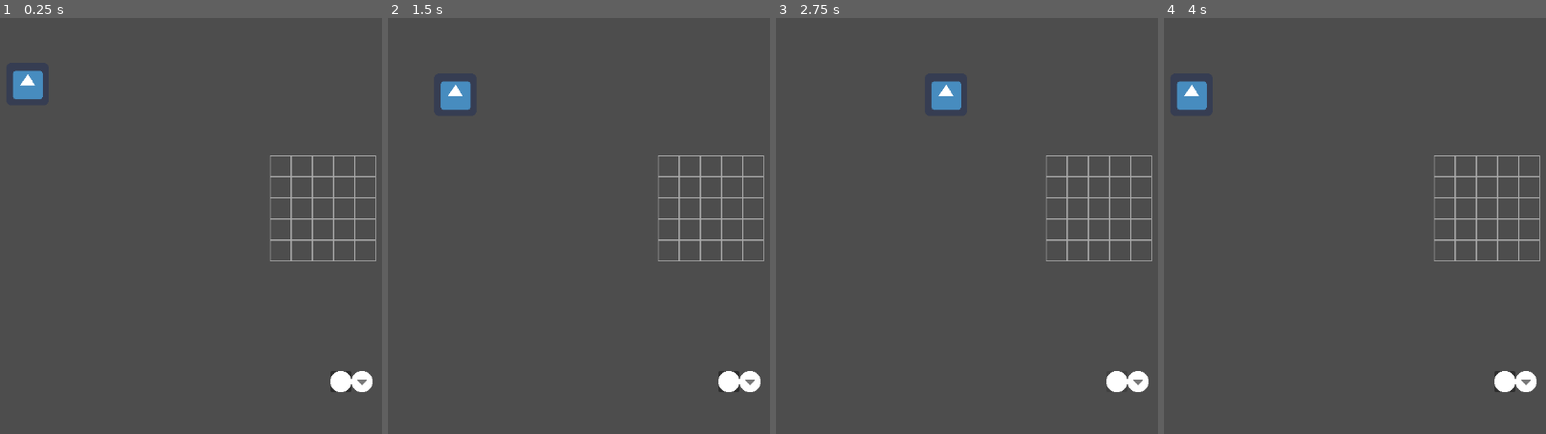
Above: before the commit, frames 1-4 (left to right).
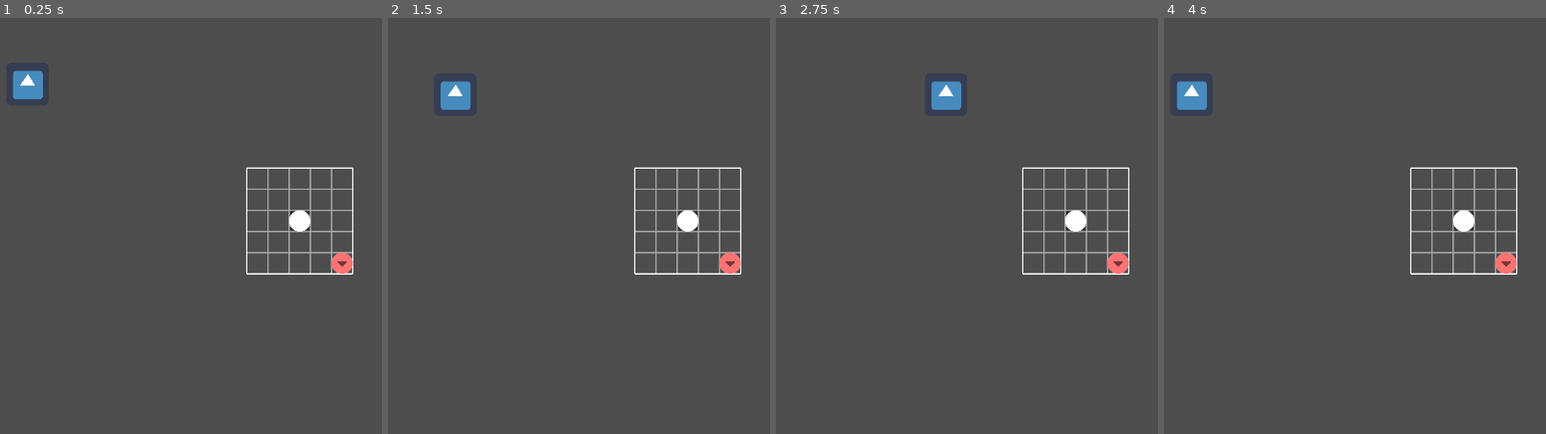
Above: after the commit, the same moments.

Repository: JamesCorradinoGit/flowFreePlatformer
Game: Godot game, scene res://Scene/main.tscn
Same seed, same stepped clock (60 frames per second), same inputs: the game is played once before the commit and once after it. The engine's default icon, where the game draws it, is replaced by a stand-in: a white triangle on a blue panel in a dark square.
Inputs (mouse positions are in pixels of both pictures, inside the frame that each line leads up to; where the layout moved, square brackets give the same spot in the first picture):
- Up to frame 1 (0.25 s): no input
- Up to frame 2 (1.5 s): click (685, 221) [727, 379] at 0.5 s; tap Enter (moveDone) at 1.25 s; move the mouse to (outside the picture) at 1.27 s; hold D (moveRight) from 1.28 s (still down); tap W (moveUp) at 1.35 s; click (outside the picture) at 1.42 s
- Up to frame 3 (2.75 s): tap W (moveUp) at 1.52, 1.82 s; release D (moveRight) at 2 s; drag from (986, 255) to (1115, 379) at 2.02 s
- Up to frame 4 (4 s): tap Space at 2.75 s; move the mouse to (outside the picture) at 2.77 s; hold A (moveLeft) 2.78-3.5 s; tap Alt at 2.85 s; click (outside the picture) at 2.92 s; tap W (moveUp) at 3.05 s; drag from (1488, 317) to (1297, 167) at 3.52 s

The runs differ from the first frame. In frame 1, 3.1% of the frame differs, in the area x 64-99%, y 33-90%; in frame 2, 3.1%; in frame 3, 3.1%; in frame 4, 3.1%.

Commit message:
grid wall collisions

Diff:
--- a/Objects/grid.tscn
+++ b/Objects/grid.tscn
@@ -2,7 +2,9 @@
 
 [ext_resource type="Script" uid="uid://b4vdtxghtu025" path="res://Scripts/grid.gd" id="1_f6ty6"]
 [ext_resource type="PackedScene" uid="uid://bv270jvy7v0b3" path="res://Objects/grid_space.tscn" id="2_f6ty6"]
+[ext_resource type="PackedScene" uid="uid://ca2ys2d1rvs3o" path="res://Objects/gridObstacles/grid_obstacle_wall.tscn" id="3_pvrk4"]
 
 [node name="grid" type="Node2D" unique_id=1092430806]
 script = ExtResource("1_f6ty6")
 gridNode = ExtResource("2_f6ty6")
+gridBorder = ExtResource("3_pvrk4")
--- /dev/null
+++ b/Objects/gridObstacles/grid_obstacle_wall.tscn
@@ -0,0 +1,19 @@
+[gd_scene format=3 uid="uid://ca2ys2d1rvs3o"]
+
+[ext_resource type="Texture2D" uid="uid://d1bo7tvue53ss" path="res://Assets/gridWallSprite.png" id="1_oqi3b"]
+[ext_resource type="Script" uid="uid://ckm2c44ubmp0t" path="res://Scripts/grid_obstacle_wall.gd" id="2_h3y66"]
+
+[sub_resource type="SegmentShape2D" id="SegmentShape2D_oqi3b"]
+a = Vector2(0, -16)
+b = Vector2(0, 16)
+
+[node name="gridObstacleWall" type="Sprite2D" unique_id=374241153 groups=["flowLineObstacle"]]
+texture = ExtResource("1_oqi3b")
+script = ExtResource("2_h3y66")
+
+[node name="obstacleCollision" type="Area2D" parent="." unique_id=545292850]
+
+[node name="CollisionShape2D" type="CollisionShape2D" parent="obstacleCollision" unique_id=119580375]
+shape = SubResource("SegmentShape2D_oqi3b")
+
+[connection signal="area_entered" from="obstacleCollision" to="." method="_on_obstacle_collision_area_entered"]
--- a/Objects/grid_space.tscn
+++ b/Objects/grid_space.tscn
@@ -1,9 +1,11 @@
 [gd_scene format=3 uid="uid://bv270jvy7v0b3"]
 
 [ext_resource type="Texture2D" uid="uid://3iigp300to3s" path="res://Assets/outlinedSquare.png" id="1_o55yo"]
+[ext_resource type="Script" uid="uid://bx5oj1gc2cvxs" path="res://Scripts/grid_space.gd" id="2_xqdkd"]
 
 [node name="gridSpace" type="Sprite2D" unique_id=569746188]
 self_modulate = Color(1, 1, 1, 0.52156866)
 texture = ExtResource("1_o55yo")
+script = ExtResource("2_xqdkd")
 
 [node name="spawnSpot" type="Marker2D" parent="." unique_id=501769295]
--- a/Objects/node_start_KB.tscn
+++ b/Objects/node_start_KB.tscn
@@ -11,7 +11,7 @@
 shader_parameter/newColor = Color(1, 1, 1, 1)
 
 [sub_resource type="CircleShape2D" id="CircleShape2D_3fock"]
-radius = 16.0
+radius = 14.0
 
 [node name="nodeStartKB" type="Sprite2D" unique_id=458349843 groups=["flowLines"]]
 z_index = 3
--- a/Scene/main.tscn
+++ b/Scene/main.tscn
@@ -9,10 +9,6 @@
 
 [node name="main" type="Node2D" unique_id=152571204]
 
-[node name="nodeStartKB" parent="." unique_id=458349843 instance=ExtResource("2_sblpm")]
-position = Vector2(542, 550)
-lineIntersectCutsOffFullLine = false
-
 [node name="StaticBody2D" type="StaticBody2D" parent="." unique_id=822140468]
 position = Vector2(171, 158)
 
@@ -22,12 +18,17 @@
 [node name="player" parent="." unique_id=1944998453 instance=ExtResource("3_r34rm")]
 position = Vector2(69, 71)
 
-[node name="nodeStartKB2" parent="." unique_id=913909175 instance=ExtResource("2_sblpm")]
-position = Vector2(574, 550)
+[node name="grid" parent="." unique_id=1092430806 instance=ExtResource("3_2wwxx")]
+position = Vector2(416, 243)
+gridSizeX = 5
+gridSizeY = 5
+
+[node name="nodeStartKB" parent="grid" unique_id=458349843 instance=ExtResource("2_sblpm")]
+position = Vector2(64, 64)
+lineIntersectCutsOffFullLine = false
+
+[node name="nodeStartKB2" parent="grid" unique_id=913909175 instance=ExtResource("2_sblpm")]
+position = Vector2(128, 128)
+lineColor = Color(1, 0.45, 0.45, 1)
 lineIntersectCutsOffFullLine = false
 reciever = true
-
-[node name="grid" parent="." unique_id=1092430806 instance=ExtResource("3_2wwxx")]
-position = Vector2(451, 224)
-gridSizeX = 5
-gridSizeY = 5
--- a/Scripts/grid.gd
+++ b/Scripts/grid.gd
@@ -1,19 +1,36 @@
 @tool
 extends Node2D
+class_name gridObject
 
 @export var gridNode:PackedScene
 @export var gridSizeX:int = 1
 @export var gridSizeY:int = 1
+@export var gridBorder:PackedScene
+
+@onready var totalGridPosX = global_position.x + (Globals.globalSnap * self.gridSizeX)
+@onready var totalGridPosY = global_position.y + (Globals.globalSnap * self.gridSizeY)
 
 # Called when the node enters the scene tree for the first time.
 func _ready() -> void:
 	var gNode = gridNode.instantiate()
 	var instPosX:int = 0
 	var instPosY:int = 0
+	var maxGridIndexX = gridSizeX-1
+	var maxGridIndexY = gridSizeY-1
 	for r in range(gridSizeY):
 		for c in range(gridSizeX):
 			var instGNode = gNode.duplicate()
+			match c:
+				0:
+					instGNode.leftObstacle = gridBorder
+				maxGridIndexX:
+					instGNode.rightObstacle = gridBorder
 			instGNode.position = Vector2(instPosX, instPosY)
+			match r:
+				0:
+					instGNode.topObstacle = gridBorder
+				maxGridIndexY:
+					instGNode.bottomObstacle = gridBorder
 			add_child(instGNode)
 			instPosX += Globals.globalSnap
 		instPosX = 0
@@ -22,6 +39,3 @@
 # Called every frame. 'delta' is the elapsed time since the previous frame.
 func _process(_delta: float) -> void:
 	pass
-
-func _draw() -> void:
-	pass
--- /dev/null
+++ b/Scripts/grid_obstacle_wall.gd
@@ -0,0 +1,5 @@
+extends Sprite2D
+
+func _on_obstacle_collision_area_entered(area: Area2D) -> void:
+	if area.owner is lineNodeKB:
+		area.owner.handleIntersect(area.owner.connectLine.get_point_count()-2)
--- /dev/null
+++ b/Scripts/grid_space.gd
@@ -0,0 +1,28 @@
+extends Sprite2D
+
+@export_category("Border Obstacles")
+@export var leftObstacle:PackedScene
+@export var rightObstacle:PackedScene
+@export var topObstacle:PackedScene
+@export var bottomObstacle:PackedScene
+
+@warning_ignore_start("integer_division")
+func _ready() -> void:
+	if leftObstacle != null:
+		var obstInst = leftObstacle.instantiate().duplicate()
+		obstInst.position = Vector2(-Globals.globalSnap/2,0)
+		add_child(obstInst)
+	if rightObstacle != null:
+		var obstInst = rightObstacle.instantiate().duplicate()
+		obstInst.position = Vector2(Globals.globalSnap/2,0)
+		add_child(obstInst)
+	if topObstacle != null:
+		var obstInst = topObstacle.instantiate().duplicate()
+		obstInst.rotate(PI/2)
+		obstInst.position = Vector2(0,-Globals.globalSnap/2)
+		add_child(obstInst)
+	if bottomObstacle != null:
+		var obstInst = bottomObstacle.instantiate().duplicate()
+		obstInst.rotate(PI/2)
+		obstInst.position = Vector2(0,Globals.globalSnap/2)
+		add_child(obstInst)
--- a/Scripts/node_start_kb.gd
+++ b/Scripts/node_start_kb.gd
@@ -1,4 +1,5 @@
 extends Sprite2D
+class_name lineNodeKB
 
 @export var lineColor:Color = Color.WHITE
 @export_subgroup("collisions")
@@ -15,8 +16,11 @@
 @onready var colArea: Area2D = $connectLine/colArea
 @onready var recieveSprite: Sprite2D = $recieveSprite
 
+#TODO FIX COLLISIONS FOR WRONG COLORS
+
 var dragging: bool = false
 var lineConnected: bool = false
+var parentedToGrid:bool = false
 const SNAP:int = Globals.globalSnap
 
 @warning_ignore_start("unused_signal")
@@ -34,6 +38,8 @@
 		endButton.disabled = true
 		endButton.hide()
 		recieveSprite.show()
+	if get_parent() is gridObject:
+		parentedToGrid = true
 
 func _process(_delta: float) -> void:
 	if dragging:
@@ -59,7 +65,6 @@
 	var intersectCutoff = connectLine.get_point_count()
 	var changeVert:int = 0
 	var changeHori:int = 0
-
 	match direction:
 		"up":
 			changeVert = -SNAP
@@ -71,7 +76,11 @@
 			changeHori = SNAP
 	var newSnapPos = Vector2(connectLine.get_point_position(connectLine.get_point_count()-1).x+changeHori, connectLine.get_point_position(connectLine.get_point_count()-1).y+changeVert)
 	var oldPos = connectLine.get_point_position(connectLine.get_point_count()-1)
-
+	if self.parentedToGrid:
+		if to_global(newSnapPos).x < get_parent().global_position.x or to_global(newSnapPos).x >= get_parent().totalGridPosX:
+			return
+		if to_global(newSnapPos).y < get_parent().global_position.y or to_global(newSnapPos).y >= get_parent().totalGridPosY:
+			return
 	if !lineConnected:
 		for i in range(connectLine.get_point_count()):
 			if connectLine.get_point_position(i).is_equal_approx(newSnapPos) and intersect == false:
--- a/Scripts/player.gd
+++ b/Scripts/player.gd
@@ -1,9 +1,7 @@
 extends CharacterBody2D
-
 
 const SPEED = 300.0
 const JUMP_VELOCITY = -400.0
-
 
 func _physics_process(delta: float) -> void:
 	if not is_on_floor():
--- a/Scripts/preloads/globals.gd
+++ b/Scripts/preloads/globals.gd
@@ -1,6 +1,6 @@
 extends Node
 
-const globalSnap = 32
+const globalSnap:int = 32
 
 var isAlreadyDragging:bool = false
 var selectedLine:Node2D = null
--- a/project.godot
+++ b/project.godot
@@ -27,6 +27,7 @@
 [global_group]
 
 flowLines=""
+flowLineObstacle=""
 
 [input]
 
Binary file added: Assets/gridWallSprite.png
Not shown, added: Assets/gridWallSprite.png.import
Not shown, added: Scripts/grid_obstacle_wall.gd.uid
Not shown, added: Scripts/grid_space.gd.uid
